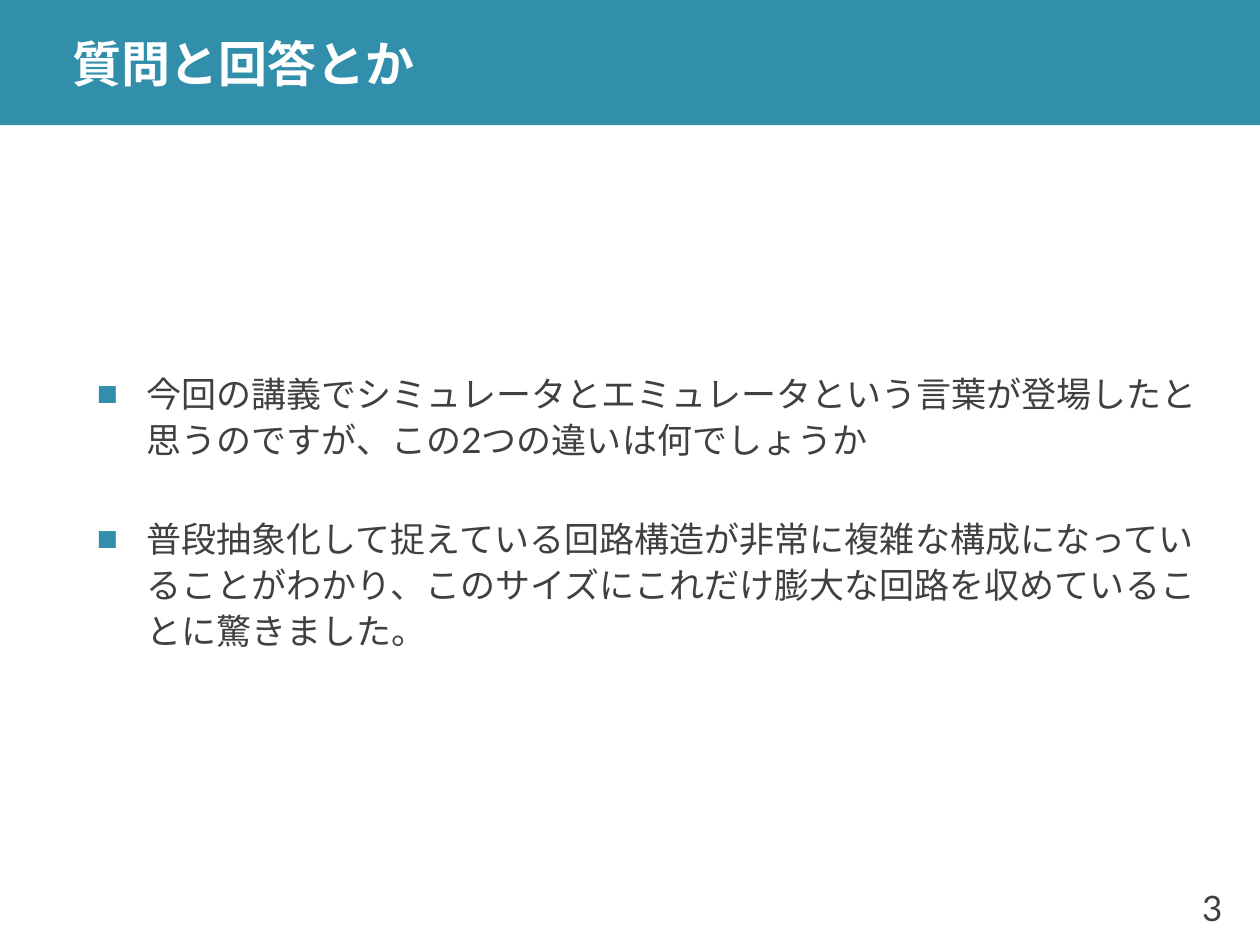
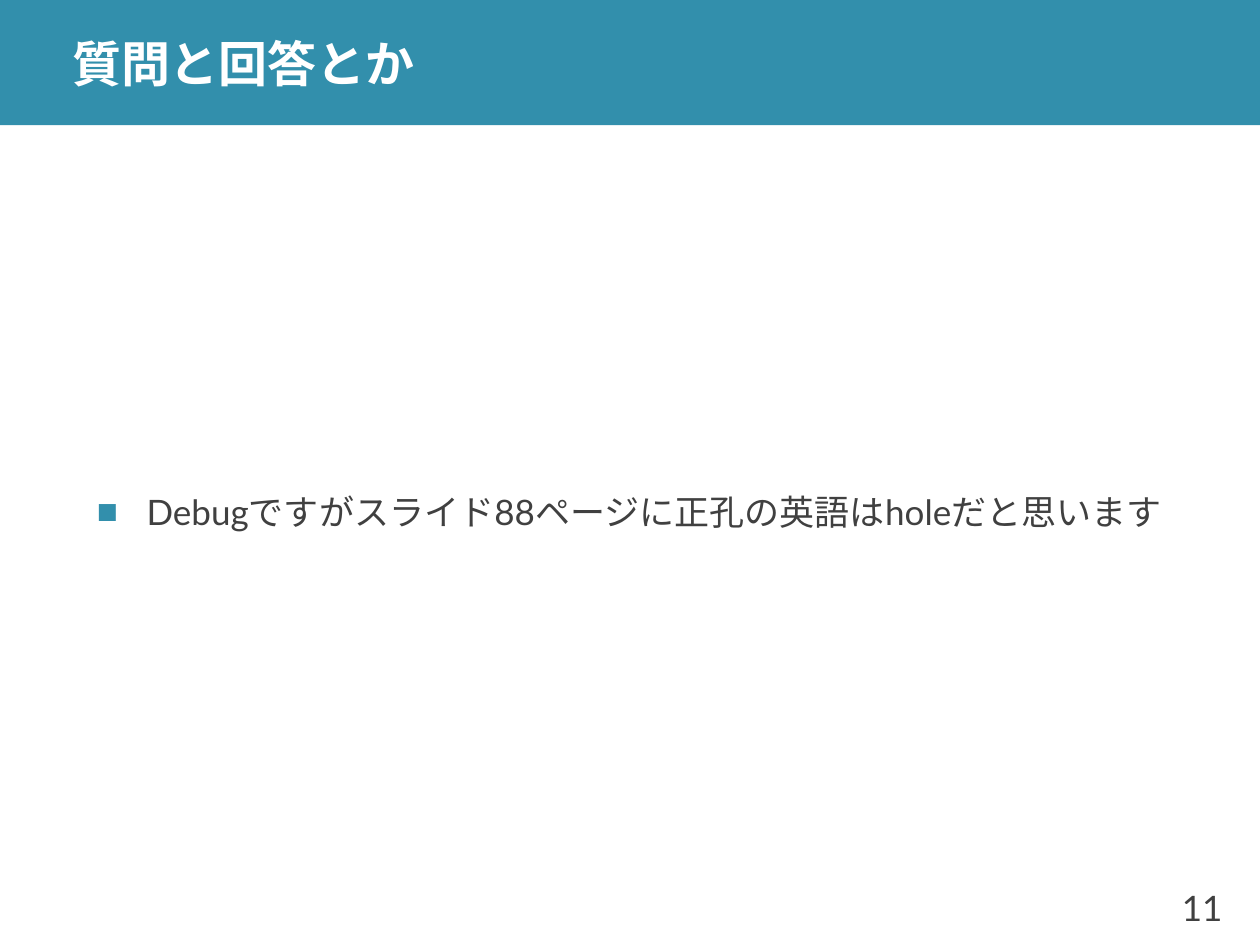
Before and after one commit to shioyadan/advanced-computer-organization, a slide deck: slide 11 of aco-shioya-03.pptx (slide 3 before the commit). Drawn at 1260x945 pixels with LibreOffice and Linux fonts; fonts in the diff are those of the drawing. Boxes give left, top, right and bottom in pixels: in the first picture for what was removed or moved away, otherwise in the second. Text is boxed around its words. In the diff, an @@ line names an element or a change of style, - is before the commit and + after.

```diff
--- a/aco-shioya-03.pptx
+++ b/aco-shioya-03.pptx
@@ text at (147, 495, 1162, 532): text changed @@
-■ 今回の講義でシミュレータとエミュレータという言葉が登場したと思うのですが、この2つの違いは何でしょうか
-■ 普段抽象化して捉えている回路構造が非常に複雑な構成になっていることがわかり、このサイズにこれだけ膨大な回路を収めていることに驚きました。
+■ Debugですがスライド88ページに正孔の英語はholeだと思います
@@ page number at (1182, 896, 1223, 921): text changed @@
-3
+11
```
Also in this commit, not shown: 14 other slides changed, 22 slides added, 1 slide removed, 1 other file.
